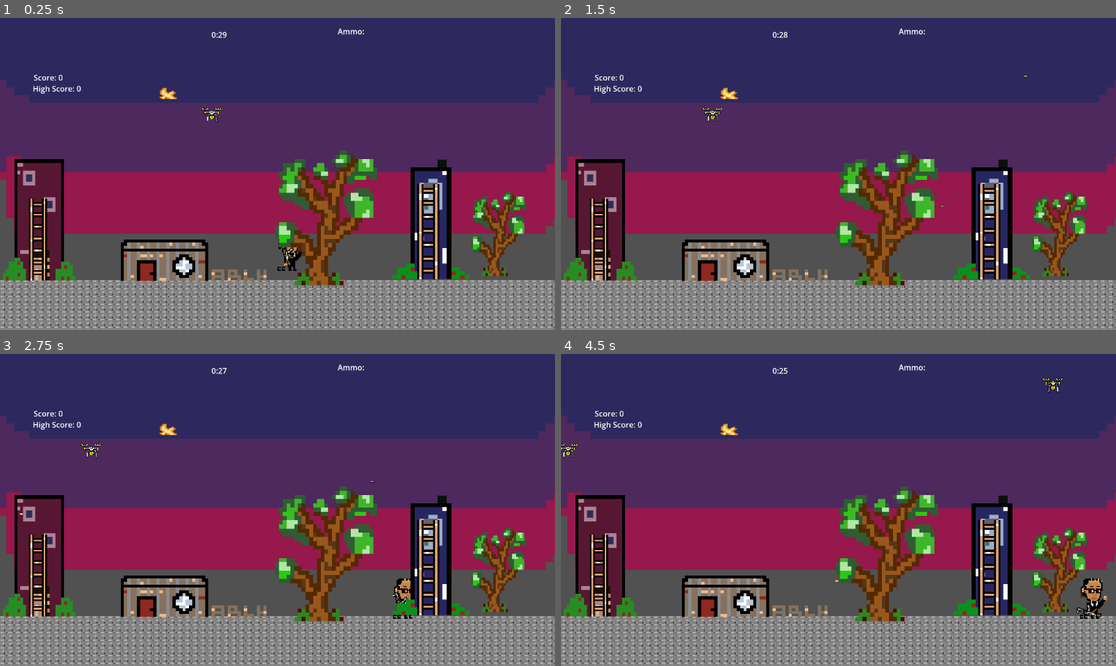
Above: before the commit, frames 1-4 (two rows, left to right).
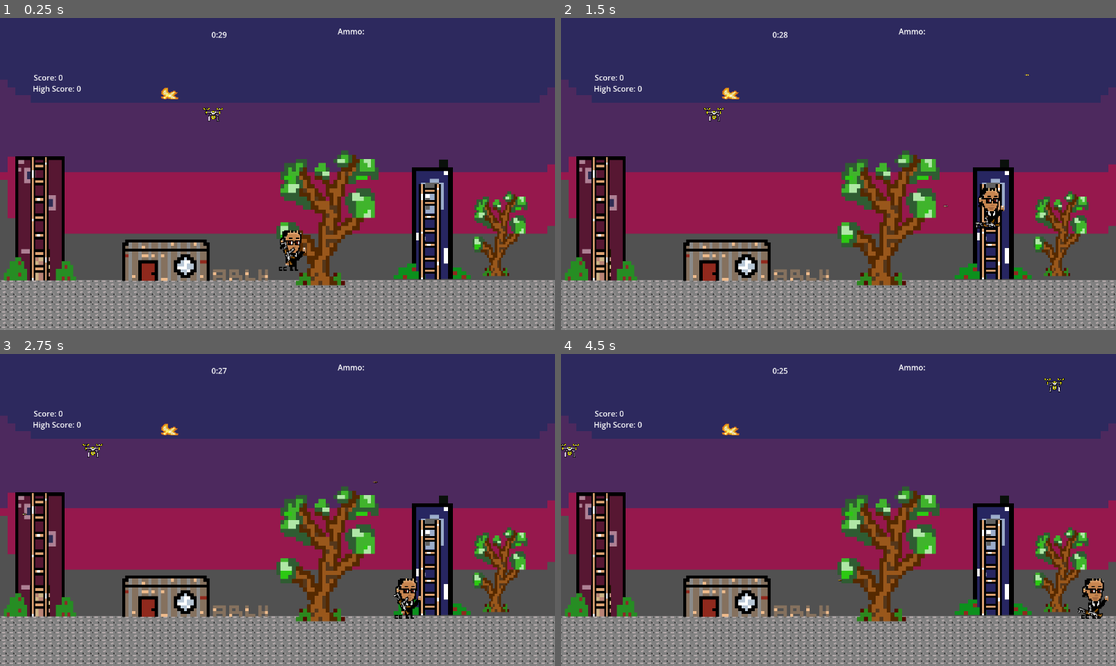
Above: after the commit, the same moments.

Repository: rimam-byte/gamedev
Game: Godot game, scene res://scenes/level.tscn
The game is run twice, just before and just after one commit, with the same random seed, the same clock (stepped at 60 frames per second) and the same inputs.
Inputs (mouse positions are in pixels of both pictures, inside the frame that each line leads up to):
- Up to frame 1 (0.25 s): no input
- Up to frame 2 (1.5 s): move the mouse to (960, 158) at 0.52 s; hold Right (ui_right) from 0.53 s (still down); click (960, 158) at 0.6 s; tap Up (jump) at 0.77 s; move the mouse to (727, 189) at 1.27 s; click (727, 189) at 1.35 s
- Up to frame 3 (2.75 s): tap Up (jump) at 1.52 s; move the mouse to (333, 441) at 2.02 s; release Right (ui_right) at 2.03 s; hold Left (ui_left) from 2.03 s (still down); click (333, 441) at 2.1 s
- Up to frame 4 (4.5 s): move the mouse to (810, 572) at 2.77 s; release Left (ui_left) at 2.78 s; hold Right (ui_right) 2.78-4.28 s; click (810, 572) at 2.85 s; tap Up (jump) at 3.02, 3.77 s; move the mouse to (1005, 556) at 3.52 s; click (1005, 556) at 3.6 s; move the mouse to (672, 463) at 4.27 s; hold Left (ui_left) from 4.28 s (still down); click (672, 463) at 4.35 s

The runs differ from the first frame. In frame 1, 11% of the frame differs, in the area x 0-100%, y 19-100%; in frame 2, 11%; in frame 3, 11%; in frame 4, 11%, in the area x 0-100%, y 7-100%.

Commit message:
jump over buildings

Diff:
--- a/cee-city/scenes/level.tscn
+++ b/cee-city/scenes/level.tscn
@@ -11,6 +11,7 @@
 [ext_resource type="Texture2D" uid="uid://4ebd11e10koj" path="res://assets/ladder.1.png" id="10_8iemx"]
 [ext_resource type="Texture2D" uid="uid://dmvah3oee58gp" path="res://assets/tree.png" id="11_64w2a"]
 [ext_resource type="Texture2D" uid="uid://dpd4lk3pgkq4i" path="res://assets/container.png" id="12_fpun6"]
+[ext_resource type="Script" uid="uid://cmb7pcjy4oid0" path="res://scripts/ladder.gd" id="13_64w2a"]
 [ext_resource type="Texture2D" uid="uid://djmnm05omw5n8" path="res://assets/bird.png" id="13_wc255"]
 
 [sub_resource type="CompressedTexture2D" id="CompressedTexture2D_klq6b"]
@@ -132,11 +133,16 @@
 
 [sub_resource type="LabelSettings" id="LabelSettings_ppgk2"]
 
+[sub_resource type="RectangleShape2D" id="RectangleShape2D_8iemx"]
+size = Vector2(176, 72)
+
 [sub_resource type="RectangleShape2D" id="RectangleShape2D_64w2a"]
-size = Vector2(101.5, 246.5)
+size = Vector2(23.25, 247)
+
+[sub_resource type="RectangleShape2D" id="RectangleShape2D_fpun6"]
+size = Vector2(106, 11)
 
 [node name="Node2D" type="Node2D" unique_id=887653656]
-position = Vector2(-3, 0)
 script = ExtResource("1_ppgk2")
 
 [node name="bgtilemaplayer" type="TileMapLayer" parent="." unique_id=1564145196]
@@ -222,11 +228,6 @@
 scale = Vector2(7.8437495, 8.734375)
 texture = ExtResource("11_64w2a")
 
-[node name="b3" type="Sprite2D" parent="." unique_id=1137366656]
-position = Vector2(-180.99998, 448)
-scale = Vector2(6.7265625, 6.15625)
-texture = ExtResource("12_fpun6")
-
 [node name="Bird" type="Sprite2D" parent="." unique_id=413912962]
 position = Vector2(-224, 159)
 scale = Vector2(1.6562501, 1.2812501)
@@ -237,18 +238,42 @@
 scale = Vector2(4.2291665, 5.5)
 texture = ExtResource("11_64w2a")
 
-[node name="StaticBody2D2" type="StaticBody2D" parent="." unique_id=1958457462]
-
-[node name="b1" type="Sprite2D" parent="StaticBody2D2" unique_id=283839259]
-position = Vector2(-579.00006, 419.00003)
-scale = Vector2(6.046874, 7.875)
+[node name="b1" type="Sprite2D" parent="." unique_id=283839259]
+position = Vector2(-580.25, 416)
+scale = Vector2(6.007813, 8.062501)
 texture = ExtResource("8_olg7q")
 
-[node name="Ladder_1" type="Sprite2D" parent="StaticBody2D2/b1" unique_id=1949429607]
-position = Vector2(13.72612, 5.2063446)
-scale = Vector2(0.5684755, 0.4497355)
+[node name="StaticBody2D3" type="StaticBody2D" parent="." unique_id=780733585]
+
+[node name="b3" type="Sprite2D" parent="StaticBody2D3" unique_id=1137366656]
+position = Vector2(-180.99998, 448)
+scale = Vector2(6.7265625, 6.15625)
+texture = ExtResource("12_fpun6")
+
+[node name="CollisionShape2D" type="CollisionShape2D" parent="StaticBody2D3" unique_id=908128285]
+position = Vector2(-230, 507)
+shape = SubResource("RectangleShape2D_8iemx")
+one_way_collision = true
+
+[node name="Area2D" type="Area2D" parent="." unique_id=1660387841]
+script = ExtResource("13_64w2a")
+
+[node name="Ladder_1" type="Sprite2D" parent="Area2D" unique_id=1949429607]
+position = Vector2(-495.99994, 417.00003)
+scale = Vector2(3.4374998, 5.333333)
 texture = ExtResource("10_8iemx")
 
-[node name="CollisionShape2D" type="CollisionShape2D" parent="StaticBody2D2" unique_id=260786486]
-position = Vector2(-492.75, 420.75)
+[node name="CollisionShape2D" type="CollisionShape2D" parent="Area2D" unique_id=416654088]
+position = Vector2(-494.375, 411.5)
 shape = SubResource("RectangleShape2D_64w2a")
+one_way_collision_margin = 2.2
+
+[node name="StaticBody2D2" type="StaticBody2D" parent="." unique_id=855218442]
+
+[node name="CollisionShape2D" type="CollisionShape2D" parent="StaticBody2D2" unique_id=185576287]
+position = Vector2(-492, 286)
+shape = SubResource("RectangleShape2D_fpun6")
+one_way_collision = true
+
+[connection signal="body_entered" from="Area2D" to="Area2D" method="_on_body_entered"]
+[connection signal="body_exited" from="Area2D" to="Area2D" method="_on_body_exited"]
--- a/cee-city/scenes/player.tscn
+++ b/cee-city/scenes/player.tscn
@@ -8,6 +8,7 @@
 size = Vector2(59, 85)
 
 [node name="player" type="CharacterBody2D" unique_id=602733863]
+z_index = 10
 script = ExtResource("1_3vyb7")
 
 [node name="CollisionShape2D" type="CollisionShape2D" parent="." unique_id=1945264498]
@@ -15,6 +16,7 @@
 shape = SubResource("RectangleShape2D_sh265")
 
 [node name="Camera2D" type="Camera2D" parent="." unique_id=1819928220]
+z_index = 10
 limit_left = -570
 limit_right = 570
 limit_bottom = 648
--- /dev/null
+++ b/cee-city/scripts/ladder.gd
@@ -0,0 +1,9 @@
+extends Area2D
+func _on_body_entered(body: Node2D) -> void:
+	if body is CharacterBody2D:
+		body.climb = true
+
+func _on_body_exited(body: Node2D) -> void:
+	if body is CharacterBody2D:
+		body.climb= false
+		body.climbing = false
--- a/cee-city/scripts/player.gd
+++ b/cee-city/scripts/player.gd
@@ -1,11 +1,23 @@
 extends CharacterBody2D
+var climb = false
+var climbing = false
+const CLIMB_SPEED= 180.0
 const SPEED = 300.0
 const JUMP_VELOCITY = -500.0
 const GRAVITY = 980.0
 
 func _physics_process(delta):
-	if not is_on_floor():
-		velocity.y += GRAVITY * delta
+	#if not is_on_floor():
+		#velocity.y += GRAVITY * delta
+	if climbing:
+		velocity.y = 0
+		if Input.is_action_pressed('ui_up'):
+			velocity.y= -CLIMB_SPEED
+		elif Input.is_action_pressed('ui_down'):
+			velocity.y = CLIMB_SPEED
+	else:
+		if not is_on_floor():
+			velocity.y += GRAVITY * delta
 	var direction = Input.get_axis ('ui_left', 'ui_right')
 	if direction:
 		velocity.x = direction *SPEED
@@ -14,4 +26,8 @@
 	if Input.is_action_just_pressed ('jump') and is_on_floor():
 		velocity.y = JUMP_VELOCITY
 	position.x= clamp(position.x,-570,570)
+	if climb and Input.is_action_pressed('ui_up'):
+		climbing= true
+	if climbing and is_on_floor():
+		climbing= false
 	move_and_slide()
Not shown, added: cee-city/scripts/ladder.gd.uid
